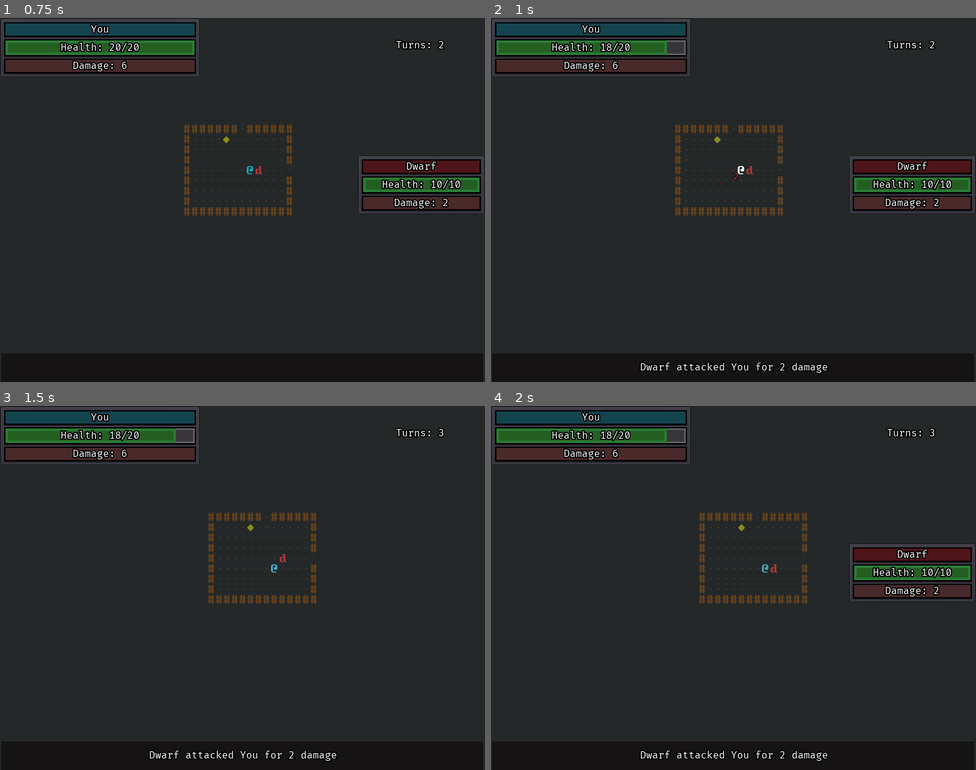
Above: before the commit, frames 1-4 (two rows, left to right).
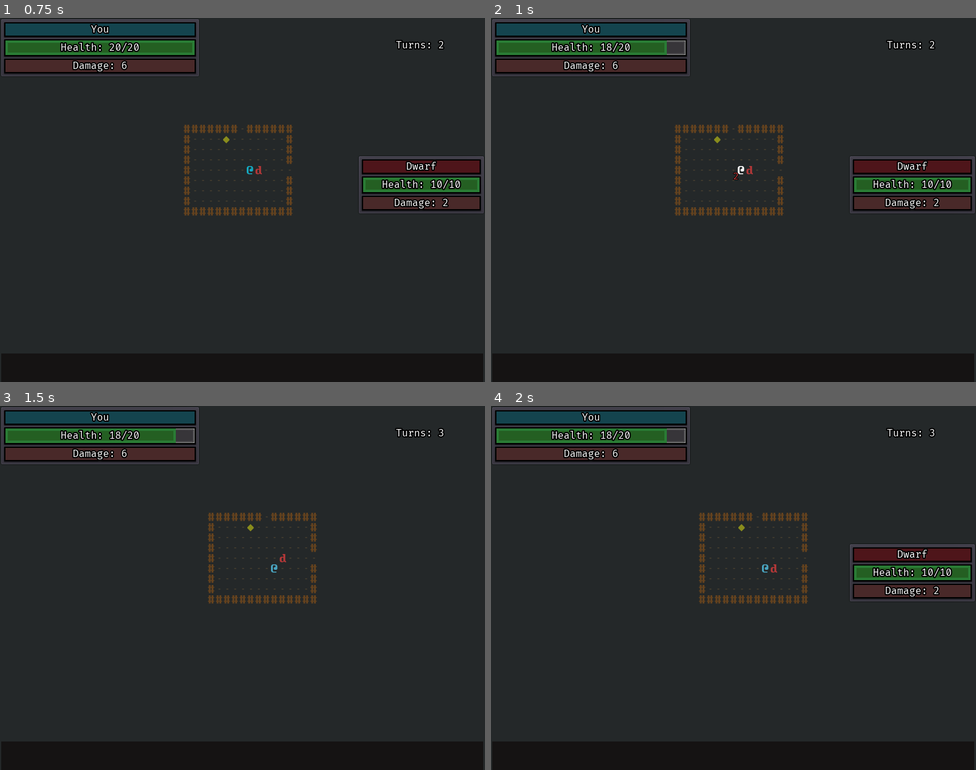
Above: after the commit, the same moments.

Repository: ZenCoderGames/ZRoguelikeGame
Game: Godot game, scene res://scene/main/MainScene.tscn
Two runs of this game, one before a commit and one after it. Both use one fixed random seed, a clock stepped at 60 frames per second and the inputs below.
Inputs:
- Up to frame 1 (0.75 s): hold Right (move_right) from 0.53 s (still down); tap S (cam_move_down) at 0.6 s
- Up to frame 2 (1 s): keep holding Right (move_right)
- Up to frame 3 (1.5 s): release Right (move_right) at 1.28 s; hold Down (move_down) from 1.28 s (still down); tap A (cam_move_left) at 1.35 s
- Up to frame 4 (2 s): keep holding Down (move_down)

Frame 1 is identical in both runs. In frame 2, 0.2% of the frame differs, in the area x 30-70%, y 94-98%; in frame 3, 0.2%; in frame 4, 0.2%.

Commit message:
More refactors and HitResolutionManager

Diff:
--- a/project.godot
+++ b/project.godot
@@ -92,7 +92,7 @@
 "base": "Node",
 "class": "BattleInstance",
 "language": "GDScript",
-"path": "res://scripts/battle/instance/BattleInstance.gd"
+"path": "res://scripts/battle/BattleInstance.gd"
 }, {
 "base": "Node",
 "class": "BattleUI",
@@ -102,7 +102,7 @@
 "base": "Node",
 "class": "BattleView",
 "language": "GDScript",
-"path": "res://scripts/battle/instance/BattleView.gd"
+"path": "res://scripts/battle/BattleView.gd"
 }, {
 "base": "Node",
 "class": "Character",
@@ -132,7 +132,7 @@
 "base": "Reference",
 "class": "DungeonCell",
 "language": "GDScript",
-"path": "res://scripts/battle/instance/DungeonCell.gd"
+"path": "res://scripts/battle/instance/rooms/DungeonCell.gd"
 }, {
 "base": "Reference",
 "class": "DungeonDataManager",
@@ -142,7 +142,7 @@
 "base": "Reference",
 "class": "DungeonRoom",
 "language": "GDScript",
-"path": "res://scripts/battle/instance/DungeonRoom.gd"
+"path": "res://scripts/battle/instance/rooms/DungeonRoom.gd"
 }, {
 "base": "Character",
 "class": "EnemyCharacter",
@@ -158,6 +158,11 @@
 "class": "EquippedItemUI",
 "language": "GDScript",
 "path": "res://scripts/battle/ui/EquippedItemUI.gd"
+}, {
+"base": "Node",
+"class": "HitResolutionManager",
+"language": "GDScript",
+"path": "res://scripts/battle/instance/HitResolutionManager.gd"
 }, {
 "base": "Reference",
 "class": "Inventory",
@@ -270,6 +275,7 @@
 "EnemyCharacter": "",
 "Equipment": "",
 "EquippedItemUI": "",
+"HitResolutionManager": "",
 "Inventory": "",
 "InventoryUI": "",
 "Item": "",
@@ -299,7 +305,7 @@
 
 Constants="*res://scripts/library/Constants.gd"
 Utils="*res://scripts/library/Utils.gd"
-Dungeon="*res://scripts/battle/instance/Dungeon.gd"
+Dungeon="*res://scripts/battle/Dungeon.gd"
 
 [display]
 
--- a/resource/passives.json
+++ b/resource/passives.json
@@ -3,7 +3,7 @@
 		{
 			"id": "LIFESTEAL_SMALL",
 			"conditions": [
-				"ON_ATTACK_CONNECT"
+				"ON_POST_HIT"
 			],
 			"timeline": [
 				{
--- a/resource/statusEffects.json
+++ b/resource/statusEffects.json
@@ -3,8 +3,8 @@
 		{
 			"id": "BARRIER",
 			"instanceCount": 1,
-			"conditions": [
-				"ON_HIT"
+			"endConditions": [
+				"ON_BLOCKED_HIT"
 			],
 			"startTimeline": [
 				{
--- a/scene/main/MainScene.tscn
+++ b/scene/main/MainScene.tscn
@@ -1,10 +1,11 @@
-[gd_scene load_steps=7 format=2]
+[gd_scene load_steps=8 format=2]
 
 [ext_resource path="res://scripts/battle/DungeonCamera.gd" type="Script" id=1]
 [ext_resource path="res://ui/MainGUI.tscn" type="PackedScene" id=2]
-[ext_resource path="res://scripts/battle/instance/PlayerInput.gd" type="Script" id=3]
-[ext_resource path="res://scripts/battle/instance/BattleInstance.gd" type="Script" id=4]
-[ext_resource path="res://scripts/battle/instance/BattleView.gd" type="Script" id=5]
+[ext_resource path="res://scripts/battle/PlayerInput.gd" type="Script" id=3]
+[ext_resource path="res://scripts/battle/BattleInstance.gd" type="Script" id=4]
+[ext_resource path="res://scripts/battle/BattleView.gd" type="Script" id=5]
+[ext_resource path="res://scripts/battle/instance/HitResolutionManager.gd" type="Script" id=6]
 
 [sub_resource type="GDScript" id=1]
 script/source = "extends Node
@@ -61,6 +62,10 @@
 debugCriticalPathRoomColor = Color( 0.576471, 0.337255, 0.12549, 1 )
 debugEndRoomColor = Color( 0.792157, 0.270588, 0.270588, 1 )
 
+[node name="HitResolutionManager" type="Node" parent="Battle"]
+unique_name_in_owner = true
+script = ExtResource( 6 )
+
 [node name="Camera2D" type="Camera2D" parent="."]
 position = Vector2( 400, 300 )
 current = true
--- a/scripts/battle/instance/BattleInstance.gd
+++ b/scripts/battle/BattleInstance.gd
@@ -3,6 +3,8 @@
 class_name BattleInstance
 
 onready var view:BattleView = $"%View"
+onready var hitResolutionManager:HitResolutionManager = $"%HitResolutionManager"
+
 export var showWallColor:Color
 export var showFloorColor:Color
 export var dimWallColor:Color
--- a/scripts/battle/instance/Dungeon.gd
+++ b/scripts/battle/Dungeon.gd
@@ -4,8 +4,6 @@
 # signals
 signal OnPlayerCreated(newPlayer)
 signal OnTurnCompleted()
-signal OnAttack(attacker, defender, damageValue)
-signal OnKill(attacker, defender)
 signal OnEnemyMovedAdjacentToPlayer(enemy)
 
 var rooms:Array = []
--- a/scripts/battle/data/statusEffects/StatusEffectData.gd
+++ b/scripts/battle/data/statusEffects/StatusEffectData.gd
@@ -11,7 +11,7 @@
     id = dataJS["id"]
     instanceCount = dataJS["instanceCount"]
 
-    var conditionsJSList = dataJS["conditions"]
+    var conditionsJSList = dataJS["endConditions"]
     for conditionStr in conditionsJSList:
         if Constants.TRIGGER_CONDITION.has(conditionStr):
             triggerConditions.append(Constants.TRIGGER_CONDITION.get(conditionStr))
--- /dev/null
+++ b/scripts/battle/instance/HitResolutionManager.gd
@@ -0,0 +1,32 @@
+extends Node
+
+class_name HitResolutionManager
+
+signal OnAttack(attacker, defender, dmg)
+signal OnPreHit(sourceChar, defender, dmg)
+signal OnBlockedHit(sourceChar, defender, dmg)
+signal OnPostHit(sourceChar, defender, dmg)
+signal OnKill(sourceChar, defender)
+
+func _init():
+	pass
+
+func do_hit(sourceChar, targetChar, damage):
+	var finalDamage:int = damage
+	emit_signal("OnPreHit", sourceChar, targetChar, damage)
+
+	if targetChar.status.is_invulnerable():
+		targetChar.on_blocked_hit(sourceChar)
+		emit_signal("OnBlockedHit", sourceChar, targetChar, finalDamage)
+		return 0
+
+	targetChar.show_damage_from_hit(sourceChar, damage)
+
+	var targetHealth:int = targetChar.modify_stat_value(StatData.STAT_TYPE.HEALTH, -damage)
+	if targetHealth<=0:
+		emit_signal("OnKill", sourceChar, targetChar)
+		targetChar.die()
+	else:
+		emit_signal("OnPostHit", sourceChar, targetChar, finalDamage)
+
+	return finalDamage
--- a/scripts/battle/instance/actions/ActionDoDamageToTargets.gd
+++ b/scripts/battle/instance/actions/ActionDoDamageToTargets.gd
@@ -14,4 +14,4 @@
 func execute():
 	var targets = character.get_targets()
 	for target in targets:
-		target.take_damage(character, actionData.damage)
+		Dungeon.battleInstance.hitResolutionManager.do_hit(character, target, actionData.damage)
--- a/scripts/battle/instance/actions/ActionLifeDrain.gd
+++ b/scripts/battle/instance/actions/ActionLifeDrain.gd
@@ -9,6 +9,6 @@
 	return character.successfulDamageThisFrame>0
 
 func execute():
-    var lifeDrainData:ActionLifeDrainData = actionData as ActionLifeDrainData
-    character.modify_stat_value(StatData.STAT_TYPE.HEALTH, lifeDrainData.percent * character.successfulDamageThisFrame)
-    character.modify_stat_value(StatData.STAT_TYPE.HEALTH, lifeDrainData.flatAmount)
+	var lifeDrainData:ActionLifeDrainData = actionData as ActionLifeDrainData
+	character.modify_stat_value(StatData.STAT_TYPE.HEALTH, lifeDrainData.percent * character.successfulDamageThisFrame)
+	character.modify_stat_value(StatData.STAT_TYPE.HEALTH, lifeDrainData.flatAmount)
--- a/scripts/battle/instance/characters/Character.gd
+++ b/scripts/battle/instance/characters/Character.gd
@@ -34,10 +34,8 @@
 signal OnStatChanged(character)
 signal OnDeath()
 
-signal OnPreAttack(defender, dmg)
-signal OnAttackConnect(defender, dmg)
-signal OnPostAttack(defender, dmg)
-signal OnHit(attacker, dmg)
+signal OnPreAttack(defender)
+signal OnPostAttack(defender)
 var successfulDamageThisFrame:int
 
 var originalColor:Color
@@ -158,40 +156,27 @@
 			Utils.create_return_tween_vector2(self, "position", self.position, self.position + Vector2(0, 5), 0.05, Tween.TRANS_BOUNCE, Tween.TRANS_LINEAR)
 
 		yield(get_tree().create_timer(0.075), "timeout")
+
+
+		emit_signal("OnPreAttack", entity)
+
 		var damageAmount:int = get_stat_value(StatData.STAT_TYPE.DAMAGE)
-		emit_signal("OnPreAttack", entity, damageAmount)
-		var damageDone = entity.take_damage(self, damageAmount)
-		if damageDone:
-			successfulDamageThisFrame = damageAmount
-			emit_signal("OnAttackConnect", entity, damageAmount)
-		emit_signal("OnPostAttack", entity, damageAmount)
-
-func take_damage(attacker, dmg):
-	if status.is_invulnerable():
-		emit_signal("OnHit", attacker, dmg)
-		show_blocked_text(attacker)
-		return false
-
-	var health = modify_stat_value(StatData.STAT_TYPE.HEALTH, -dmg)
-	emit_signal("OnHit", attacker, dmg)
-	if health<=0:
-		isDead = true
-		Dungeon.emit_signal("OnKill", attacker, self)
-		show_hit(attacker, dmg)
-		yield(get_tree().create_timer(0.1), "timeout")
-		die()
-		emit_signal("OnDeath")
-	else:
-		show_hit(attacker, dmg)
-		Dungeon.emit_signal("OnAttack", attacker, self, dmg)
-
-	return true
+		successfulDamageThisFrame = Dungeon.battleInstance.hitResolutionManager.do_hit(self, entity, damageAmount)
+		emit_signal("OnPostAttack", entity)
+
+func on_blocked_hit(attacker):
+	show_blocked_text(self)
+
+func show_damage_from_hit(attacker, dmg):
+	show_hit(attacker, dmg)
 
 func die():
+	isDead = true
 	currentRoom.enemy_died(self)
 	if cell.entityObject!=null:
 		cell.entityObject.hide()
 	cell.clear_entity_on_death()
+	emit_signal("OnDeath")
 
 func show_hit(entity, dmg):
 	# shove
--- a/scripts/battle/instance/characters/Passive.gd
+++ b/scripts/battle/instance/characters/Passive.gd
@@ -13,11 +13,12 @@
 		if(action!=null):
 			timelineActions.append(action)
 
-	if data.triggerConditions.has(Constants.TRIGGER_CONDITION.ON_ATTACK_CONNECT):
-		character.connect("OnAttackConnect", self, "_on_character_attack_connect")
+	if data.triggerConditions.has(Constants.TRIGGER_CONDITION.ON_POST_HIT):
+		Dungeon.battleInstance.hitResolutionManager.connect("OnPostHit", self, "_on_character_post_hit")
 
-func _on_character_attack_connect(defender, dmg):
-	_trigger_timeline()
+func _on_character_post_hit(attacker, defender, damage):
+	if character==attacker:
+		_trigger_timeline()
 
 func _trigger_timeline():
 	for action in timelineActions:
--- a/scripts/battle/instance/characters/StatusEffect.gd
+++ b/scripts/battle/instance/characters/StatusEffect.gd
@@ -19,12 +19,13 @@
 	for action in timelineActions:
 		action.execute()
 
-	if data.triggerConditions.has(Constants.TRIGGER_CONDITION.ON_HIT):
-		character.connect("OnHit", self, "_on_character_hit")
+	if data.triggerConditions.has(Constants.TRIGGER_CONDITION.ON_BLOCKED_HIT):
+		Dungeon.battleInstance.hitResolutionManager.connect("OnBlockedHit", self, "_on_character_blocked_hit")
 
-func _on_character_hit(attacker, dmg):
-	instanceCount = instanceCount - 1
-	_check_for_completion()
+func _on_character_blocked_hit(attacker, defender, dmg):
+	if character==defender:
+		instanceCount = instanceCount - 1
+		_check_for_completion()
 
 func _check_for_completion():
 	if instanceCount==0:
--- a/scripts/battle/ui/BattleUI.gd
+++ b/scripts/battle/ui/BattleUI.gd
@@ -34,8 +34,8 @@
 	_shared_init()
 
 	Dungeon.connect("OnTurnCompleted", self, "_on_turn_taken")
-	Dungeon.connect("OnAttack", self, "_on_attack")
-	Dungeon.connect("OnKill", self, "_on_kill")
+	Dungeon.battleInstance.hitResolutionManager.connect("OnAttack", self, "_on_attack")
+	Dungeon.battleInstance.hitResolutionManager.connect("OnKill", self, "_on_kill")
 
 func _on_dungeon_recreated():
 	_clean_up()
--- a/scripts/library/Constants.gd
+++ b/scripts/library/Constants.gd
@@ -45,4 +45,5 @@
 const INPUT_CAM_MOVE_DOWN: String = "cam_move_down"
 
 # GAMEPLAY
-enum TRIGGER_CONDITION { ON_PRE_ATTACK, ON_ATTACK_CONNECT, ON_POST_ATTACK, ON_HIT, ON_START_TURN, ON_END_TURN, ON_MOVE, ON_SPELL_ACTIVATE }
+enum TRIGGER_CONDITION { ON_PRE_ATTACK, ON_PRE_HIT, ON_BLOCKED_HIT, ON_POST_HIT, ON_POST_ATTACK,\
+							ON_START_TURN, ON_END_TURN, ON_MOVE, ON_SPELL_ACTIVATE }
Renamed: scripts/battle/instance/BattleView.gd -> scripts/battle/BattleView.gd
Renamed: scripts/battle/instance/PlayerInput.gd -> scripts/battle/PlayerInput.gd
Renamed: scripts/battle/instance/DungeonCell.gd -> scripts/battle/instance/rooms/DungeonCell.gd
Renamed: scripts/battle/instance/DungeonRoom.gd -> scripts/battle/instance/rooms/DungeonRoom.gd
Not shown, changed: todoProgress.txt
